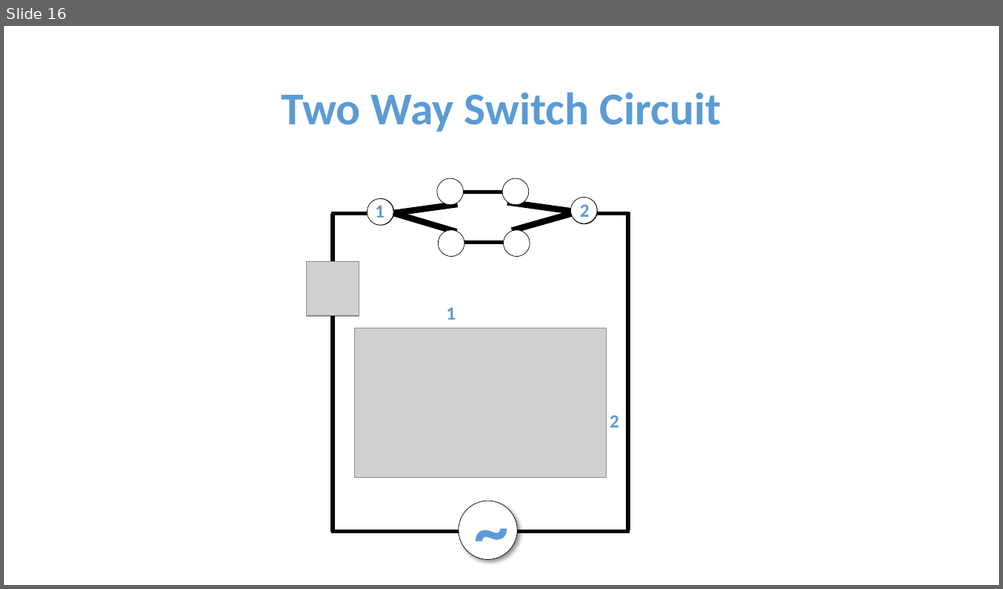
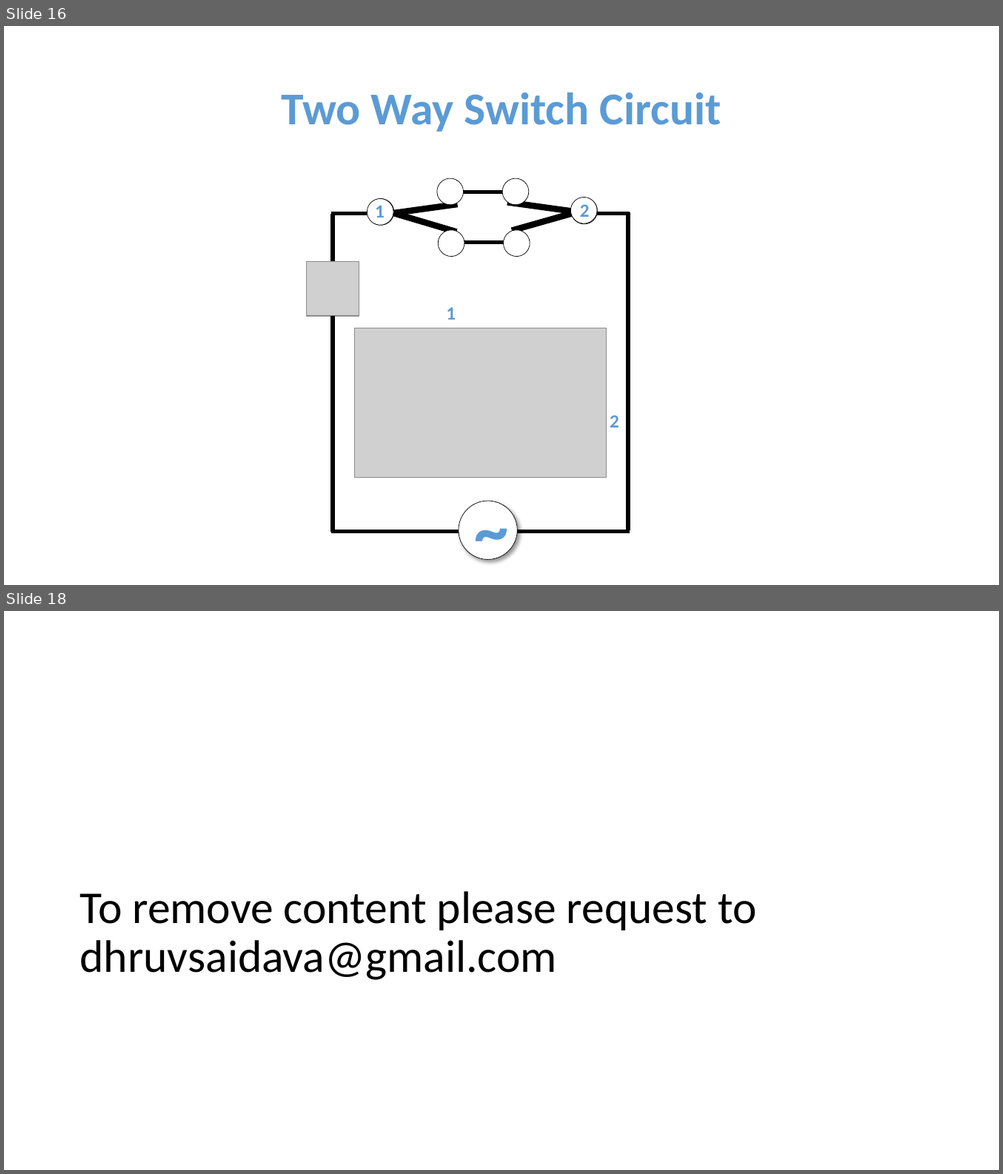
Before and after one commit to dhruvsaidava/pilot-repo-ms, a slide deck: presentations/Circuits/Basic Circuit.pptx. Shown one above the other, each under a label of ours: slide 16 before the commit, slides 16 and 18 after it; the slides between them are not shown. The pictures are 1003x589 and 1003x1174 pixels, drawn with LibreOffice and Linux fonts; fonts in the diff are those of the drawing; grey boxes stand for pictures. Boxes give left, top, right and bottom in pixels: in the first picture for what was removed or moved away, otherwise in the second. Text is boxed around its words. In the diff, an @@ line names an element or a change of style, - is before the commit and + after.

```diff
--- a/presentations/Circuits/Basic Circuit.pptx
+++ b/presentations/Circuits/Basic Circuit.pptx
@@ slide 18 added at <box>4,611,999,1170</box>, background #FFFFFF @@
@@ text added at <box>79,891,756,980</box>, 44 pt, text #000000 @@
+To remove content please request to dhruvsaidava@gmail.com
```
Also in this commit, not shown: 1 other slide added, 1 other file.
